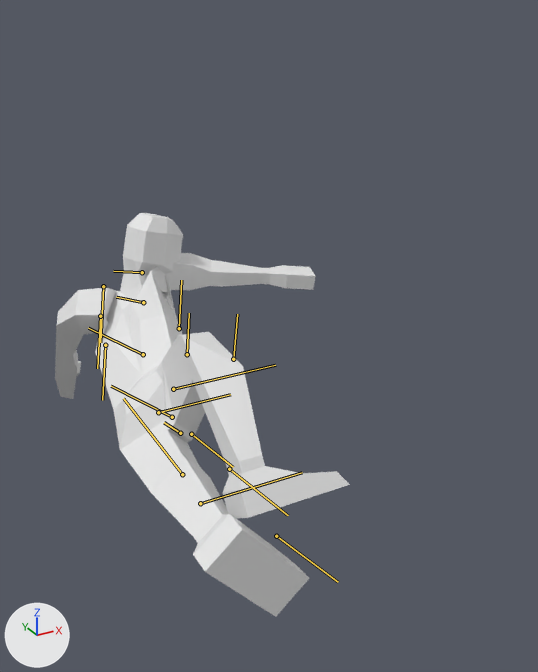
The FBX model BunchesProject/Assets/FBX/Human.fbx as it was, and as the next commit left it.
The view is the same before and after, from a camera (50 mm lens) standing at (-0.0094, -0.0244, 0.0176) and looking at (0.0053, 0.0022, 0.0043). Lighting does not change. The marker at lower left points along +X, +Y and +Z. Both versions are drawn at frame 1 of the action 'Default Take'; the numbers are the values there. The bones that bend it are drawn over the model as lines.

In view in the first picture: 'HumanMesh'.
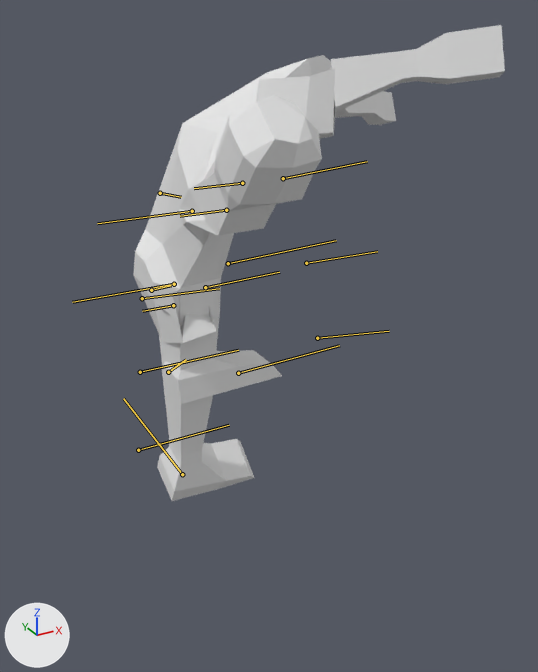
Boxes (x1, y1, x2, y2) around the edits, measured in the pictures (538 x 672 px):
'HumanMesh', posed (26% wider, 18% taller)
    before: (55, 213, 350, 617)
    after: (133, 25, 505, 501)
bone 'Pelvis', root to tip
    before: (180, 433) to (164, 422)
    after: (173, 305) to (142, 311)
bone 'Stomach', root to tip
    before: (172, 417) to (111, 386)
    after: (174, 284) to (72, 302)
bone 'Chest', root to tip
    before: (143, 354) to (88, 328)
    after: (192, 211) to (97, 223)
bone 'Neck', root to tip
    before: (143, 302) to (116, 297)
    after: (226, 210) to (180, 216)
bone 'Head', root to tip
    before: (142, 272) to (113, 271)
    after: (242, 183) to (194, 188)
bone 'UArm_r', root to tip
    before: (103, 286) to (100, 342)
    after: (160, 193) to (181, 197)
bone 'LArm_r', root to tip
    before: (100, 316) to (97, 368)
    after: (151, 290) to (171, 285)
bone 'UArm_l', root to tip
    before: (179, 328) to (181, 280)
    after: (283, 178) to (367, 161)
bone 'LArm_l', root to tip
    before: (187, 354) to (189, 313)
    after: (306, 263) to (377, 251)
bone 'Hand_l', root to tip
    before: (233, 359) to (237, 314)
    after: (317, 338) to (389, 331)
bone 'ULeg_r', root to tip
    before: (158, 412) to (230, 394)
    after: (142, 298) to (219, 288)
bone 'LLeg_r', root to tip
    before: (173, 389) to (275, 365)
    after: (140, 372) to (238, 350)
bone 'Foot_r', root to tip
    before: (200, 503) to (302, 472)
    after: (138, 450) to (229, 425)
bone 'ULeg_l', root to tip
    before: (191, 434) to (233, 467)
    after: (205, 287) to (279, 272)
bone 'LLeg_l', root to tip
    before: (229, 469) to (288, 515)
    after: (228, 263) to (336, 240)

The change in detail:
Bone 'Pelvis' (bone_pelvis) moves from (-0.549, 0.0, 0.0) to (0.0, 0.0, 0.0).
Bone 'Pelvis' (bone_pelvis) turns from (50, 70, 0) to (0, -10, 0) degrees about its own x, y and z.
Bone 'Stomach' (bone_stomach) turns from (-5, 0, 0) to (0, -20, 0) degrees about its own x, y and z.
Bone 'Chest' (bone_chest) turns from (-5, -30, 0) to (0, -50, 0) degrees about its own x, y and z.
Bone 'Neck' (bone_neck) turns from (-12, -11, 12) to (0, 25, 0) degrees about its own x, y and z.
Bone 'Head' (bone_head) turns from (-5, -23, 11) to (0, 15, 0) degrees about its own x, y and z.
Bone 'UArm_r' (bone_uarm_r) moves from (0.0, 0.0, 0.0) to (-0.043, -0.03, -0.073).
Bone 'UArm_r' (bone_uarm_r) turns from (-44, -26, 66) to (36, -80, -2) degrees about its own x, y and z.
Bone 'LArm_r' (bone_larm_r) turns from (0, 0, 0) to (0, -10, 0) degrees about its own x, y and z.
Bone 'UArm_l' (bone_uarm_l) moves from (0.0, 0.0, 0.0) to (-0.043, 0.03, -0.073).
Bone 'UArm_l' (bone_uarm_l) turns from (0, 30, 0) to (-36, -80, 2) degrees about its own x, y and z.
Bone 'LArm_l' (bone_larm_l) turns from (0, -65, 0) to (0, -10, 0) degrees about its own x, y and z.
Bone 'Hand_l' (bone_hand_l) turns from (15, 0, 0) to (0, 0, 0) degrees about its own x, y and z.
Bone 'ULeg_r' (bone_uleg_r) moves from (0.0, 0.0, 0.0) to (-0.005, 0.0, 0.007).
Bone 'ULeg_r' (bone_uleg_r) turns from (66, -30, -53) to (0, 0, 0) degrees about its own x, y and z.
Bone 'LLeg_r' (bone_lleg_r) turns from (0, 95, 0) to (0, 0, 0) degrees about its own x, y and z.
Bone 'Foot_r' (bone_foot_r) turns from (0, 0, 0) to (0, 30, 0) degrees about its own x, y and z.
Bone 'ULeg_l' (bone_uleg_l) moves from (0.0, 0.0, 0.0) to (-0.005, 0.0, 0.007).
Bone 'ULeg_l' (bone_uleg_l) turns from (0, -13, -15) to (-5, -130, 4) degrees about its own x, y and z.
Bone 'LLeg_l' (bone_lleg_l) turns from (0, 0, 0) to (-1, 115, 1) degrees about its own x, y and z.
